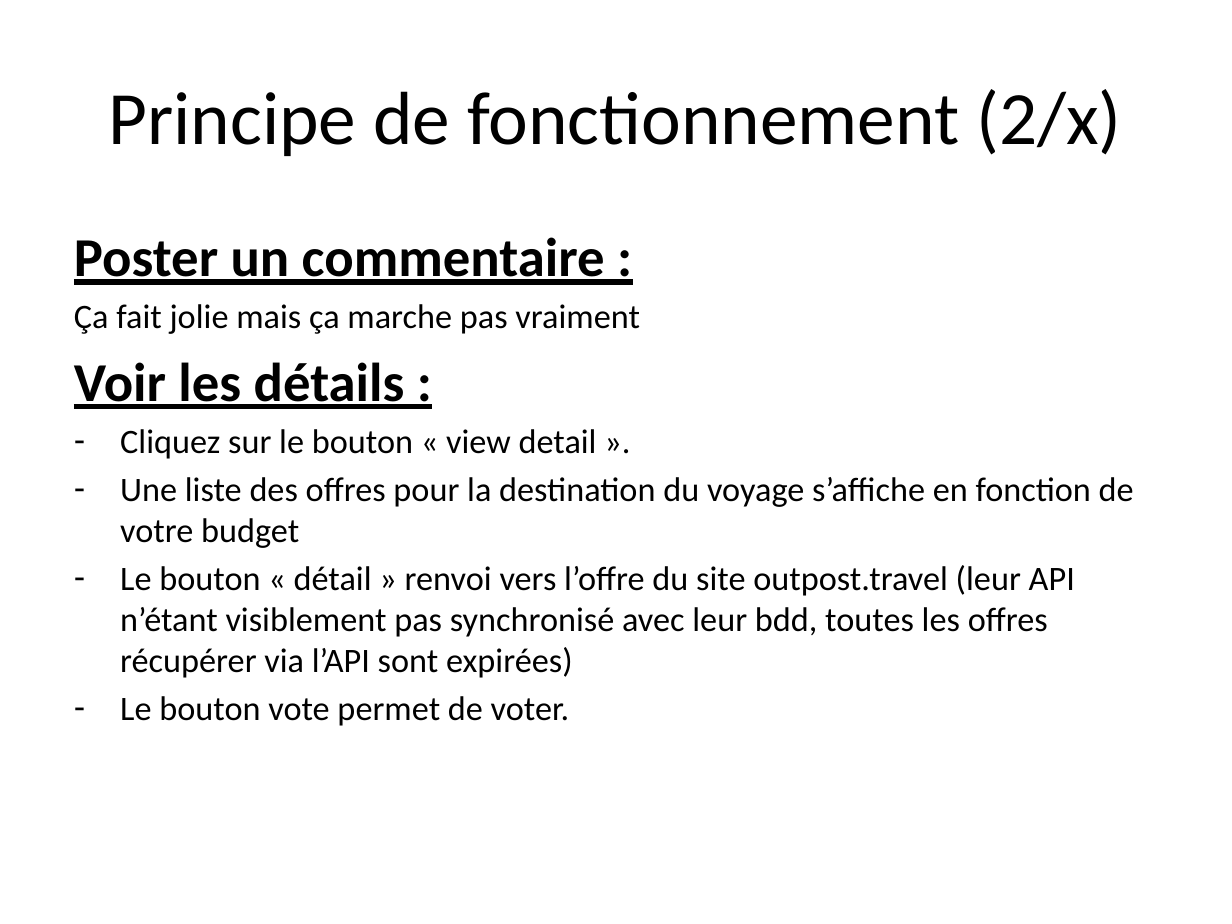
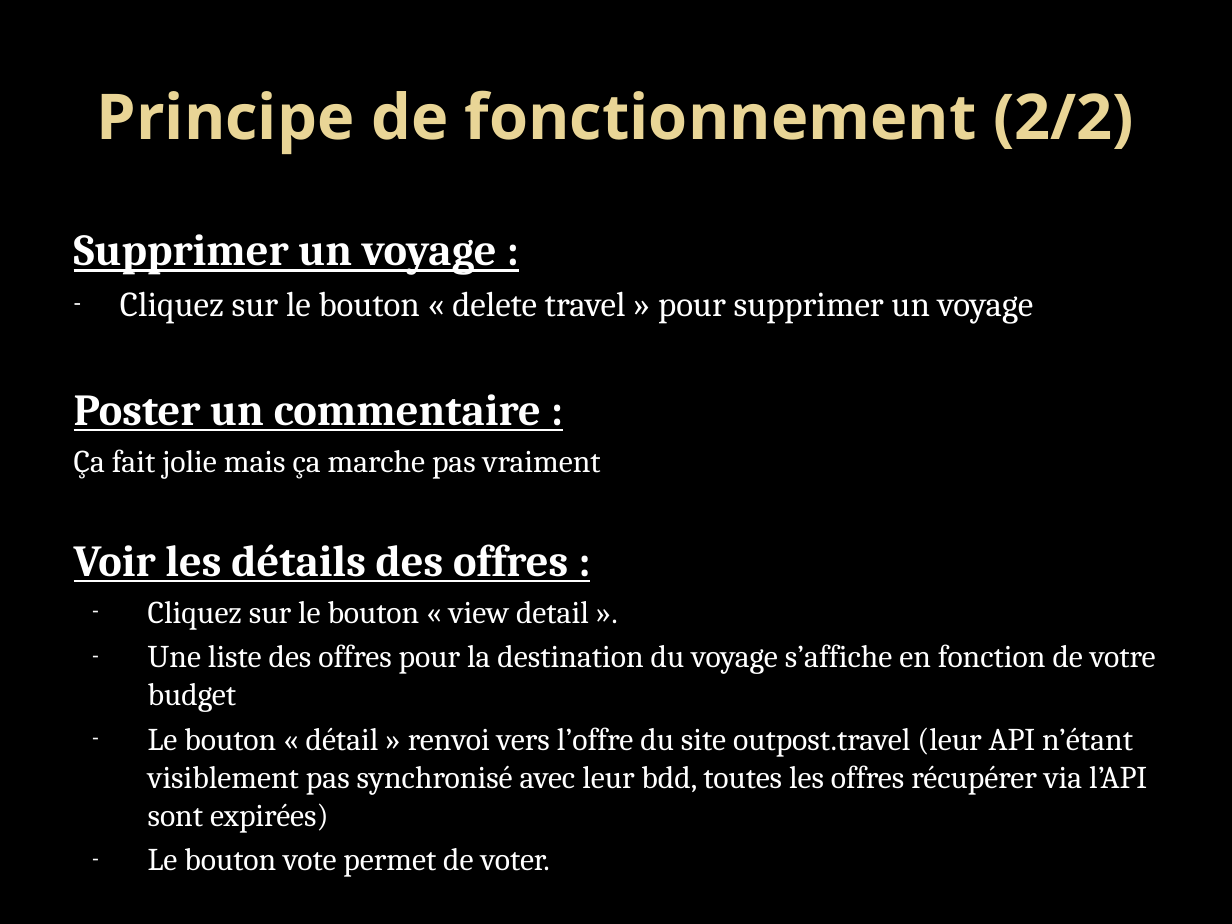
Before and after one commit to Hack-a-Trip/Hack-a-Trip, a slide deck: slide 3 of Hack-a-Trip/HACK-A-TRIP.pptx. Drawn at 1232x924 pixels with LibreOffice and Linux fonts; fonts in the diff are those of the drawing; background and template pictures are left out. Boxes give left, top, right and bottom in pixels: in the first picture for what was removed or moved away, otherwise in the second. Text is boxed around its words. In the diff, an @@ line names an element or a change of style, - is before the commit and + after.

```diff
--- a/Hack-a-Trip/HACK-A-TRIP.pptx
+++ b/Hack-a-Trip/HACK-A-TRIP.pptx
@@ background #FFFFFF to picture (left out) @@
@@ title at bbox=[96, 90, 1134, 154]: text changed; size 44 to 36.9 pt; font Calibri to Noto Sans; text colour #000000 to gradient #EAD696 to #E7D081; bold on @@
-Principe de fonctionnement (2/x)
+Principe de fonctionnement (2/2)
@@ text at bbox=[74, 234, 1034, 324]: paragraphs added @@
+Supprimer un voyage :
+– Cliquez sur le bouton « delete travel » pour supprimer un voyage
@@ text at bbox=[74, 394, 1156, 833]: size 32 to 25.9 pt in "Poster un commentaire :"; font Calibri to Cambria, text colour #000000 to #FFFFFF in "Poster un commentaire :", "Ça fait jolie mais ça marche pas ...", "Cliquez sur le bouton « view detail ...", "Une liste des offres pour la destination ..." and 2 more places; size 20 to 18.5 pt in "Ça fait jolie mais ça marche pas ...", "Cliquez sur le bouton « view detail ...", "Une liste des offres pour la destination ...", "Le bouton « détail » renvoi vers ..." and 1 more places; less space between paragraphs; indent changed @@
@@ text at bbox=[74, 544, 568, 582]: text changed; size 32 to 25.9 pt; font Calibri to Cambria; text colour #000000 to #FFFFFF @@
-Voir les détails :
+Voir les détails des offres :
```
Also in this commit, not shown: 5 other slides changed.
